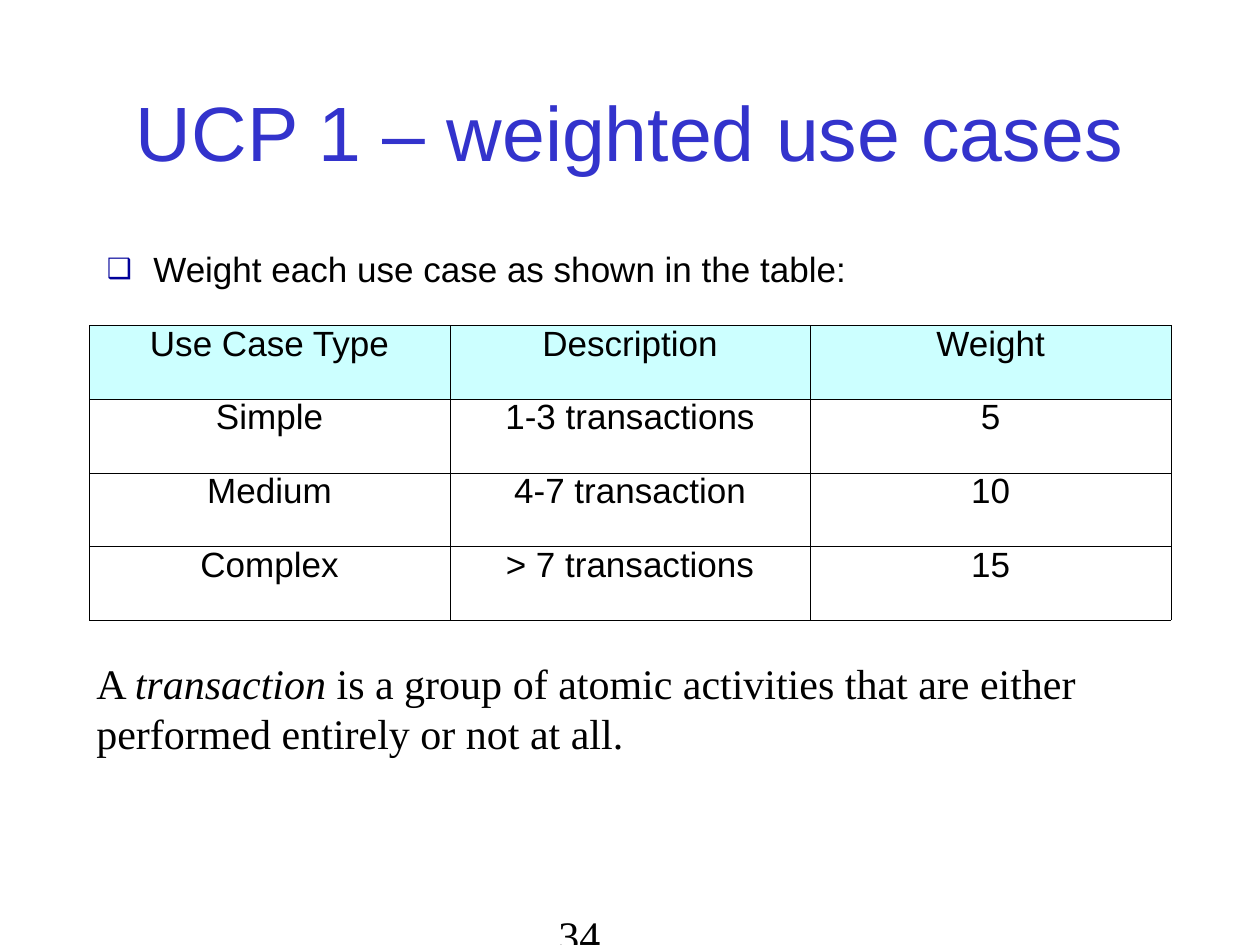
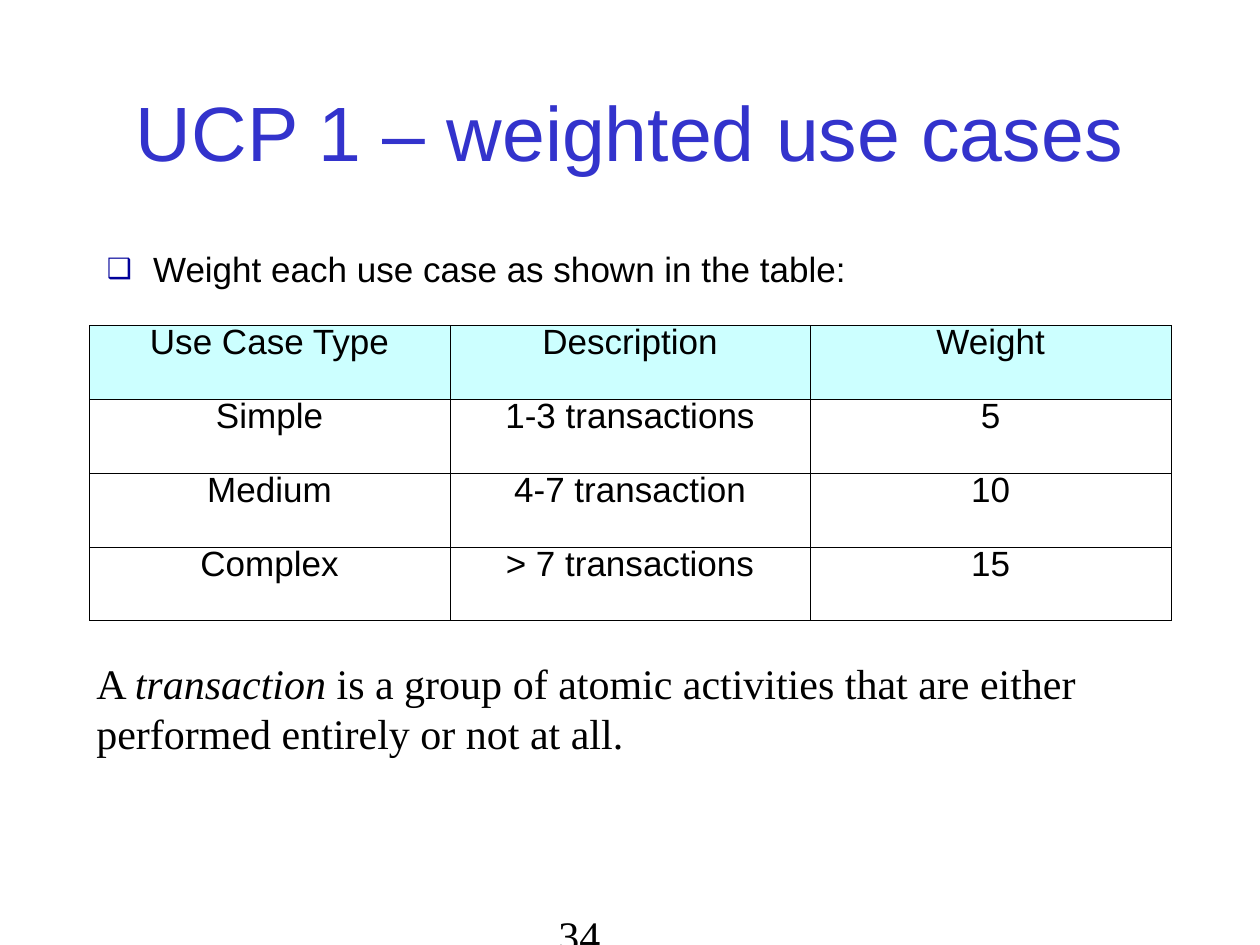
Before and after one commit to jbrucker/SoftwareProcess, a slide deck: slide 34 of week4/Estimation.ppt. Drawn at 1260x945 pixels with LibreOffice and Linux fonts; fonts in the diff are those of the drawing. Boxes give left, top, right and bottom in pixels: in the first picture for what was removed or moved away, otherwise in the second. Text is boxed around its words. In the diff, an @@ line names an element or a change of style, - is before the commit and + after.

```diff
--- a/week4/Estimation.ppt
+++ b/week4/Estimation.ppt
@@ table at [89,325,1171,620] @@
@@ line spacing 0.79 to 0.74 @@
```
Also in this commit, not shown: 19 other slides changed, 1 other file.
